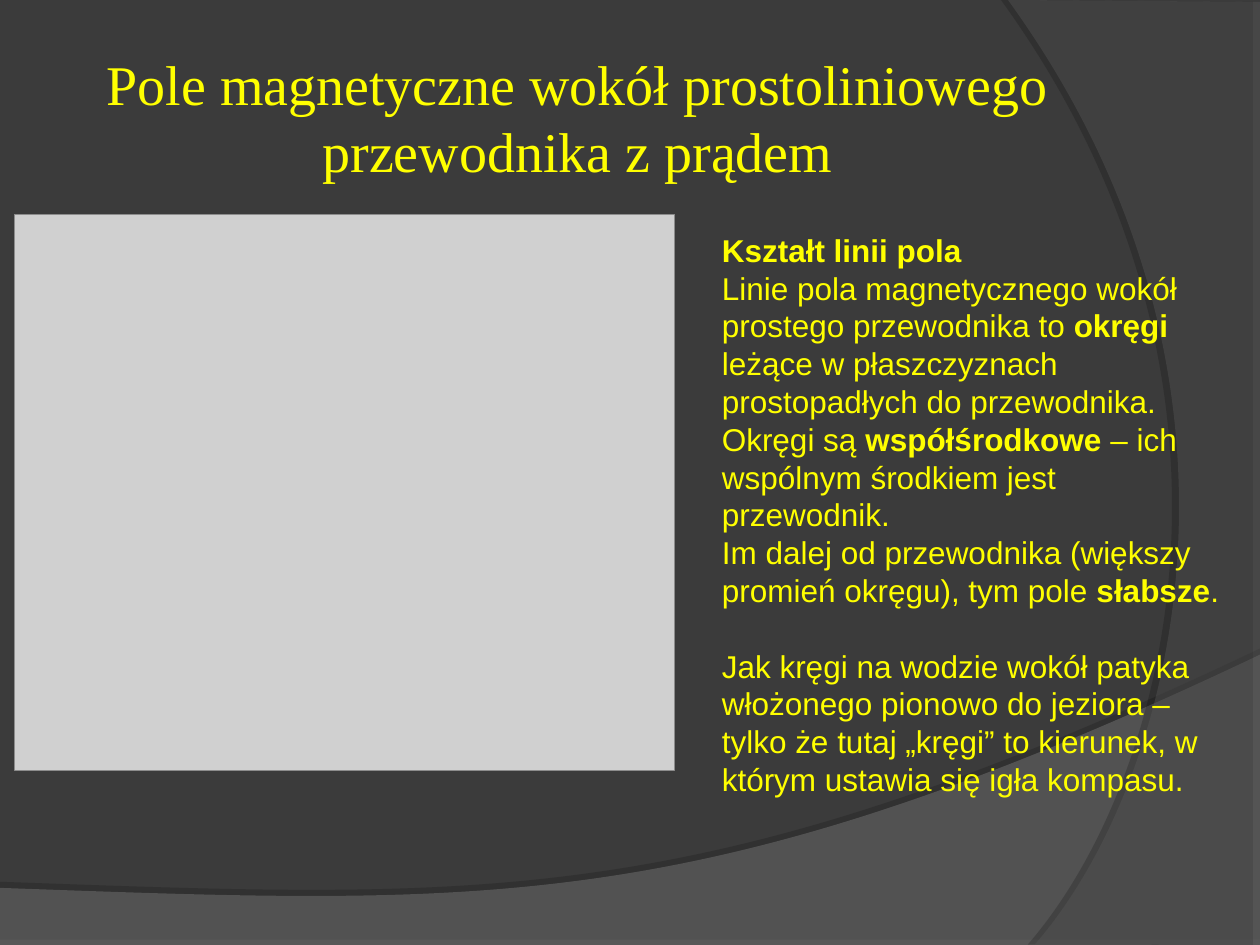
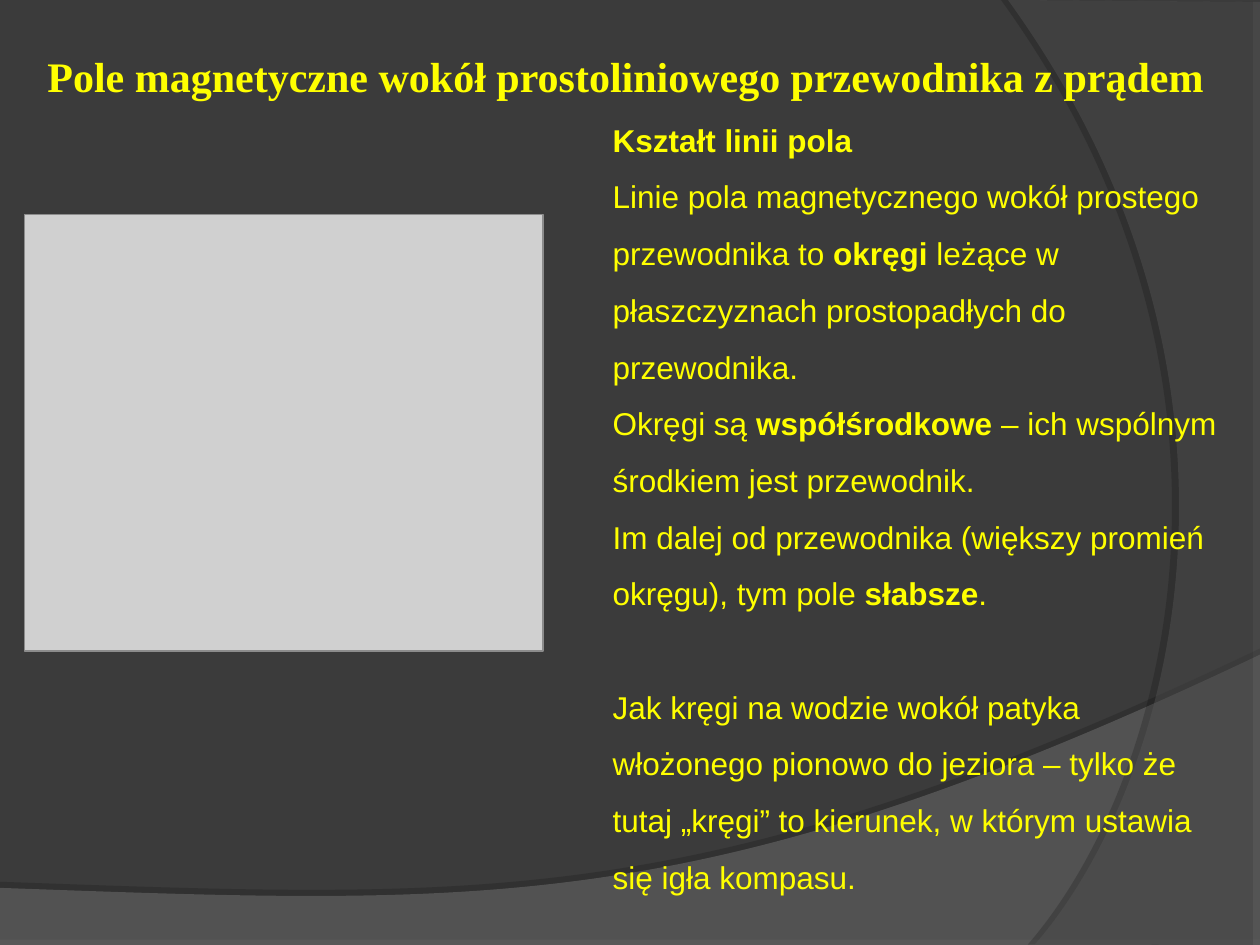
Before and after one commit to MichalMus/Fizyka-w-szkole, a slide deck: slide 9 of Magnetyzm i elektromagnetyzm/2.Właściwości magnetyczne przewodnika z prądem.ppt. Drawn at 1260x945 pixels with LibreOffice and Linux fonts; fonts in the diff are those of the drawing; grey boxes stand for pictures. Boxes give left, top, right and bottom in pixels: in the first picture for what was removed or moved away, otherwise in the second. Text is boxed around its words. In the diff, an @@ line names an element or a change of style, - is before the commit and + after.

```diff
--- a/Magnetyzm i elektromagnetyzm/2.Właściwości magnetyczne przewodnika z prądem.ppt
+++ b/Magnetyzm i elektromagnetyzm/2.Właściwości magnetyczne przewodnika z prądem.ppt
@@ title "Pole magnetyczne wokół prostoliniowego przewodnika ...": place and size @@
-title "Pole magnetyczne wokół prostoliniowego przewodnika ..." at (107,66,1047,183)
+title "Pole magnetyczne wokół prostoliniowego przewodnika ..." at (47,63,1204,101)
@@ title "Pole magnetyczne wokół prostoliniowego przewodnika ..." at (47,63,1204,101): size 32 to 24 pt, bold on @@
@@ text "Kształt linii pola": place and size @@
-text "Kształt linii pola" at (722,239,1219,797)
+text "Kształt linii pola" at (613,129,1216,895)
@@ text "Kształt linii pola" at (613,129,1216,895): line spacing 1 to 1.5 @@
@@ picture: place and size @@
-picture at (15,214,675,770)
+picture at (25,214,543,650)
```
Also in this commit, not shown: 6 other slides changed, 8 slides added, 5 slides removed, 4 other files.
